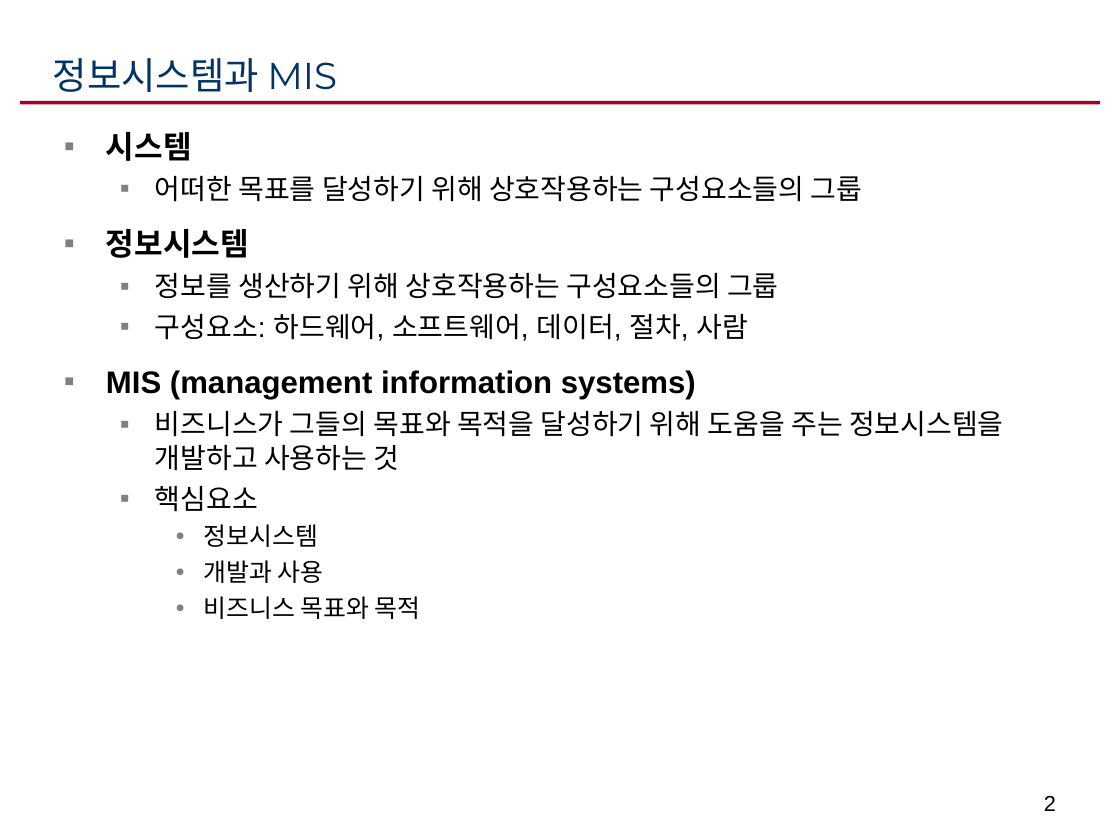
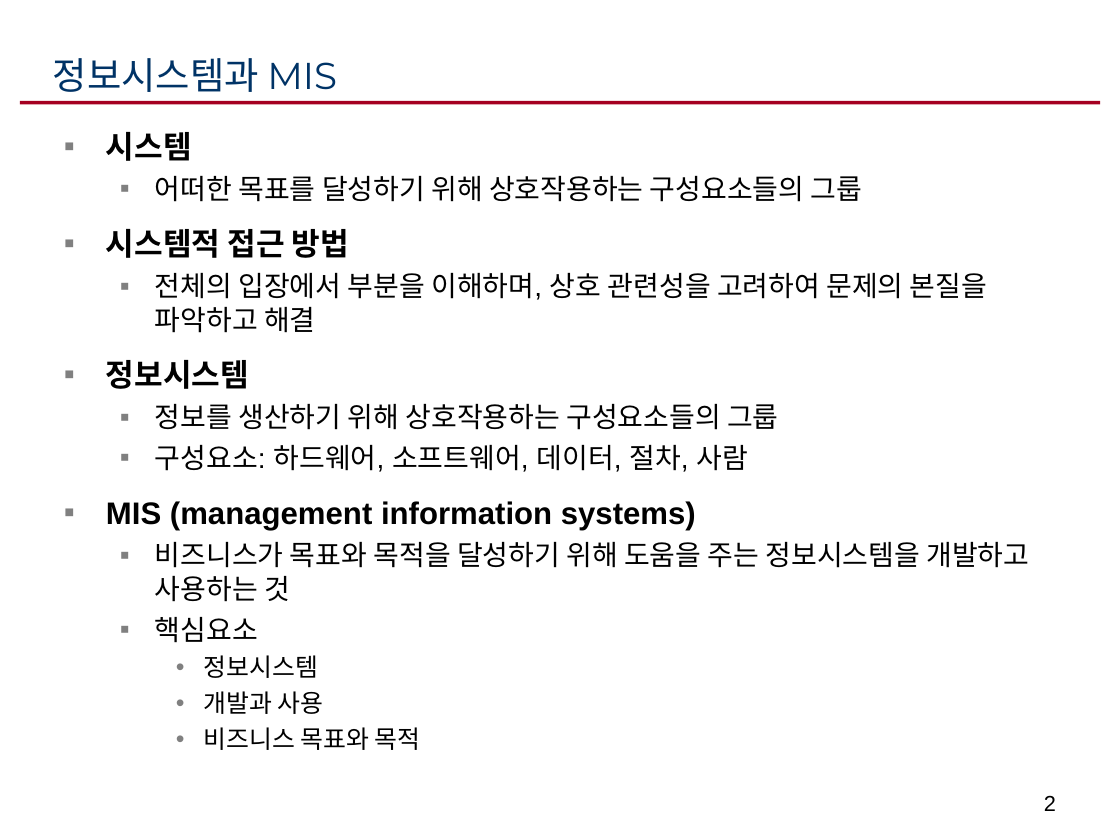
Before and after one commit to ikelab/courses, a slide deck: slide 2 of iie2016/mis1.ppt. Drawn at 1120x840 pixels with LibreOffice and Linux fonts; fonts in the diff are those of the drawing. Boxes give left, top, right and bottom in pixels: in the first picture for what was removed or moved away, otherwise in the second. Text is boxed around its words. In the diff, an @@ line names an element or a change of style, - is before the commit and + after.

```diff
--- a/iie2016/mis1.ppt
+++ b/iie2016/mis1.ppt
@@ text at bbox=[106, 229, 987, 333]: paragraphs added @@
+▪ 시스템적 접근 방법
+  ▪ 전체의 입장에서 부분을 이해하며, 상호 관련성을 고려하여 문제의 본질을 파악하고 해결
@@ text at bbox=[155, 542, 1029, 602]: text changed @@
-  ▪ 비즈니스가 그들의 목표와 목적을 달성하기 위해 도움을 주는 정보시스템을 개발하고 사용하는 것
+  ▪ 비즈니스가 목표와 목적을 달성하기 위해 도움을 주는 정보시스템을 개발하고 사용하는 것
```
Also in this commit, not shown: 8 other slides changed, 1 slide removed, 1 other file.
